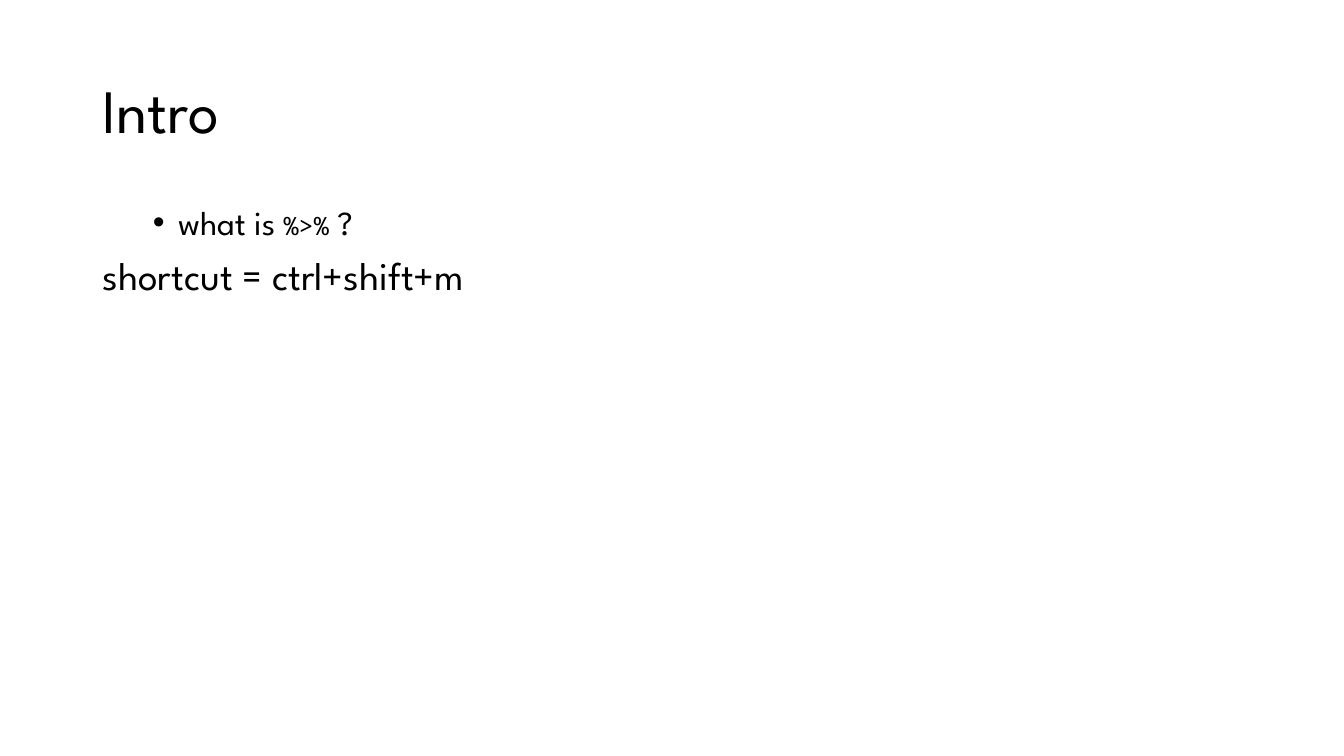
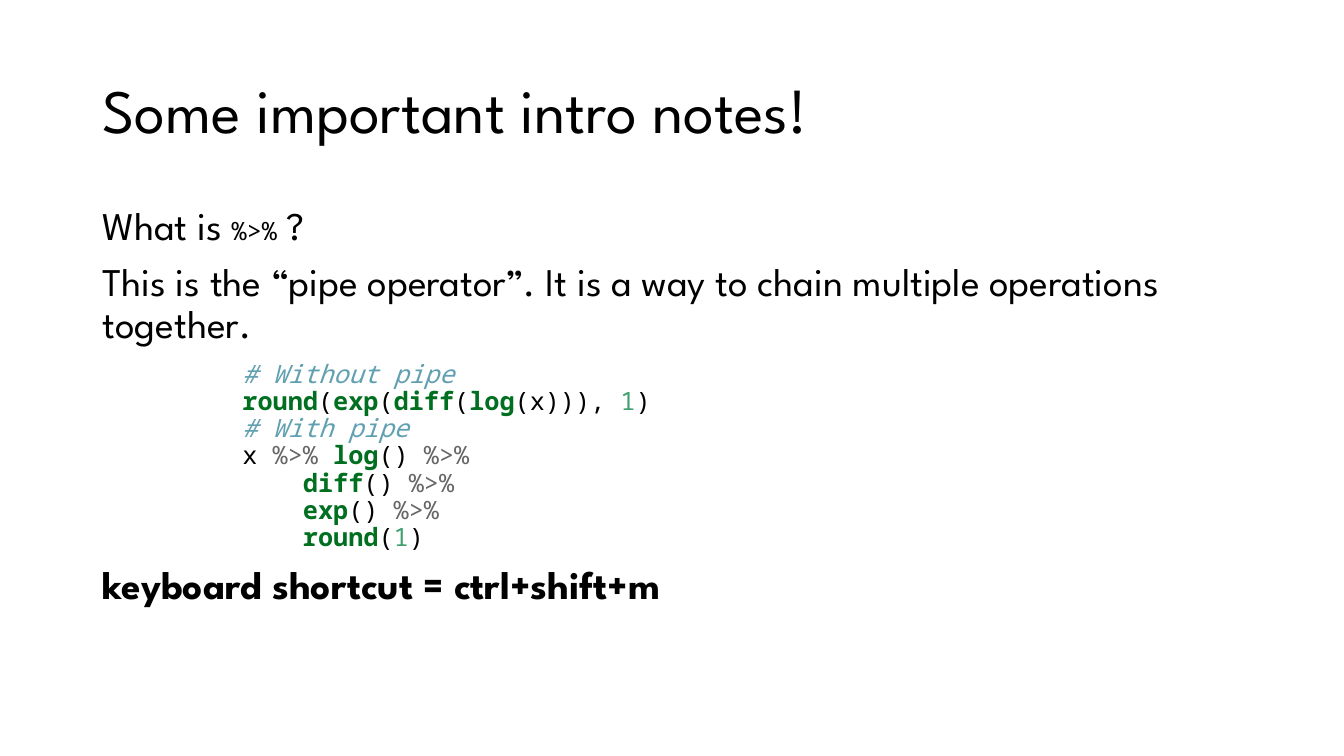
Before and after one commit to awalsh17/datacleaning_workshop, a slide deck: slide 7 of slides/0_workshop_opening.pptx. Drawn at 1344x756 pixels with LibreOffice and Linux fonts; fonts in the diff are those of the drawing; background and template pictures are left out. Boxes give left, top, right and bottom in pixels: in the first picture for what was removed or moved away, otherwise in the second. Text is boxed around its words. In the diff, an @@ line names an element or a change of style, - is before the commit and + after.

```diff
--- a/slides/0_workshop_opening.pptx
+++ b/slides/0_workshop_opening.pptx
@@ title at [102, 90, 807, 146]: text changed @@
-Intro
+Some important intro notes!
@@ text at [102, 213, 1158, 607]: text changed @@
-  • what is %>% ?
-shortcut = ctrl+shift+m
+What is %>% ?
+This is the “pipe operator”. It is a way to chain multiple operations together.
+# Without pipe
+round(exp(diff(log(x))), 1)
+# With pipe
+x %>% log() %>%
+diff() %>%
+exp() %>%
+round(1)
+keyboard shortcut = ctrl+shift+m
```
Also in this commit, not shown: 4 other slides changed, 2 slides added, 3 slides removed, 9 other files.
